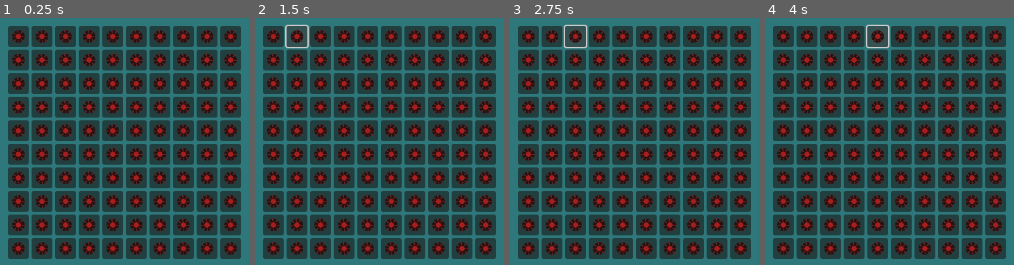
Above: before the commit, frames 1-4 (left to right).
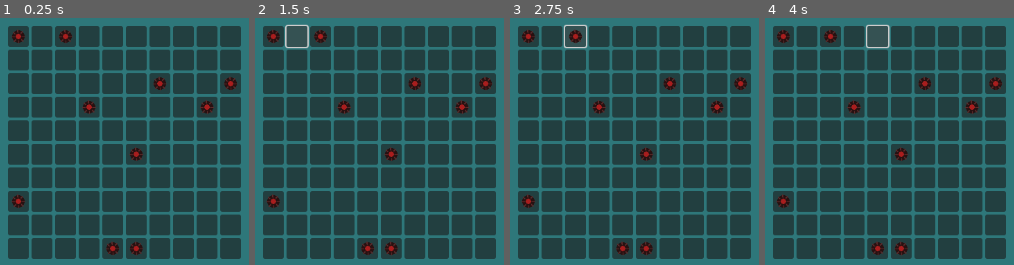
Above: after the commit, the same moments.

Repository: yuris2024/minesweeper
Game: Godot game, scene res://GameBoard.tscn
Two runs of this game, one before a commit and one after it. Both use one fixed random seed, a clock stepped at 60 frames per second and the inputs below.
Inputs (mouse positions are in pixels of both pictures, inside the frame that each line leads up to):
- Up to frame 1 (0.25 s): no input
- Up to frame 2 (1.5 s): click (272, 35) at 0.5 s; click (297, 35) at 1.27 s
- Up to frame 3 (2.75 s): click (574, 35) at 2.02 s
- Up to frame 4 (4 s): click (854, 35) at 2.77 s; click (877, 35) at 3.52 s

The runs differ from the first frame. In frame 1, 19% of the frame differs, in the area x 4-96%, y 4-96%; in frame 2, 19%; in frame 3, 19%; in frame 4, 19%.

Commit message:
Populate board with mines at random positions

Diff:
--- a/GameBoard.gd
+++ b/GameBoard.gd
@@ -2,7 +2,7 @@
 
 var grid_rows: int = 10  # Size of the grid
 var grid_cols: int = 10
-var amount_of_mines: int = 10
+var num_of_mines: int = 10
 var is_populated = false
 var cell_scene: PackedScene
 
@@ -10,18 +10,18 @@
 func _ready():
 	$GridContainer.set_columns(grid_cols)
 	cell_scene = preload("res://cell.tscn")
-	_populate_board()
-	# print(_define_mine_config(10))
+	_populate_board(num_of_mines)
 
 # returns list of which cell indexes will be mines
-func _generate_mine_list(amount_of_mines):
+func _generate_mine_list(mines):
 	var board_mines = []
 	var mine_position = 0
-	for i in amount_of_mines:
+	for i in mines:
 		mine_position = randi_range(1, (grid_rows * grid_cols))
 		while (mine_position in board_mines):
 			mine_position = randi_range(1, (grid_rows * grid_cols))
 		board_mines.append(mine_position)
+	print(board_mines)
 	return board_mines
 
 # determine how many cells adjacent to passed argument are mines.
@@ -57,12 +57,18 @@
 				adj_mine_count += 1
 	return adj_mine_count
 
-func _populate_board():
+func _populate_board(mines):
+	var mine_cells = _generate_mine_list(mines)
+	var count = 0
 	for row in range(grid_rows):
 		for col in range(grid_cols):
+			count += 1
 			var cell = cell_scene.instantiate()
 			cell.custom_minimum_size = Vector2(30, 30)  # Set cell size
-			cell.loadcell(true,0)
+			if count in mine_cells:
+				cell.load_mine(true)
+			else:
+				cell.load_mine(false)
 			$GridContainer.add_child(cell)
 	is_populated = true;
 
--- a/cell.gd
+++ b/cell.gd
@@ -2,17 +2,15 @@
 
 var adjacent_mines: int = 0
 var is_mine: bool
-var is_open: bool
+var is_open: bool = false
 var skin = "default"
 var cell_position: Vector2
 
 func _ready():
 	expand_icon = true
 
-func loadcell(mine, adj):
-	adjacent_mines = adj
+func load_mine(mine):
 	is_mine = mine
-	is_open = false
 
 	if (is_mine):
 		icon = load("res://art/skin_" + str(skin) + "/mine_default.png")
--- a/icon.svg
+++ /dev/null
@@ -1 +0,0 @@
-<svg height="128" width="128" xmlns="http://www.w3.org/2000/svg"><rect x="2" y="2" width="124" height="124" rx="14" fill="#363d52" stroke="#212532" stroke-width="4"/><g transform="scale(.101) translate(122 122)"><g fill="#fff"><path d="M105 673v33q407 354 814 0v-33z"/><path d="m105 673 152 14q12 1 15 14l4 67 132 10 8-61q2-11 15-15h162q13 4 15 15l8 61 132-10 4-67q3-13 15-14l152-14V427q30-39 56-81-35-59-83-108-43 20-82 47-40-37-88-64 7-51 8-102-59-28-123-42-26 43-46 89-49-7-98 0-20-46-46-89-64 14-123 42 1 51 8 102-48 27-88 64-39-27-82-47-48 49-83 108 26 42 56 81zm0 33v39c0 276 813 276 814 0v-39l-134 12-5 69q-2 10-14 13l-162 11q-12 0-16-11l-10-65H446l-10 65q-4 11-16 11l-162-11q-12-3-14-13l-5-69z" fill="#478cbf"/><path d="M483 600c0 34 58 34 58 0v-86c0-34-58-34-58 0z"/><circle cx="725" cy="526" r="90"/><circle cx="299" cy="526" r="90"/></g><g fill="#414042"><circle cx="307" cy="532" r="60"/><circle cx="717" cy="532" r="60"/></g></g></svg>
Not shown, removed: icon.svg.import
Not shown, added: d
